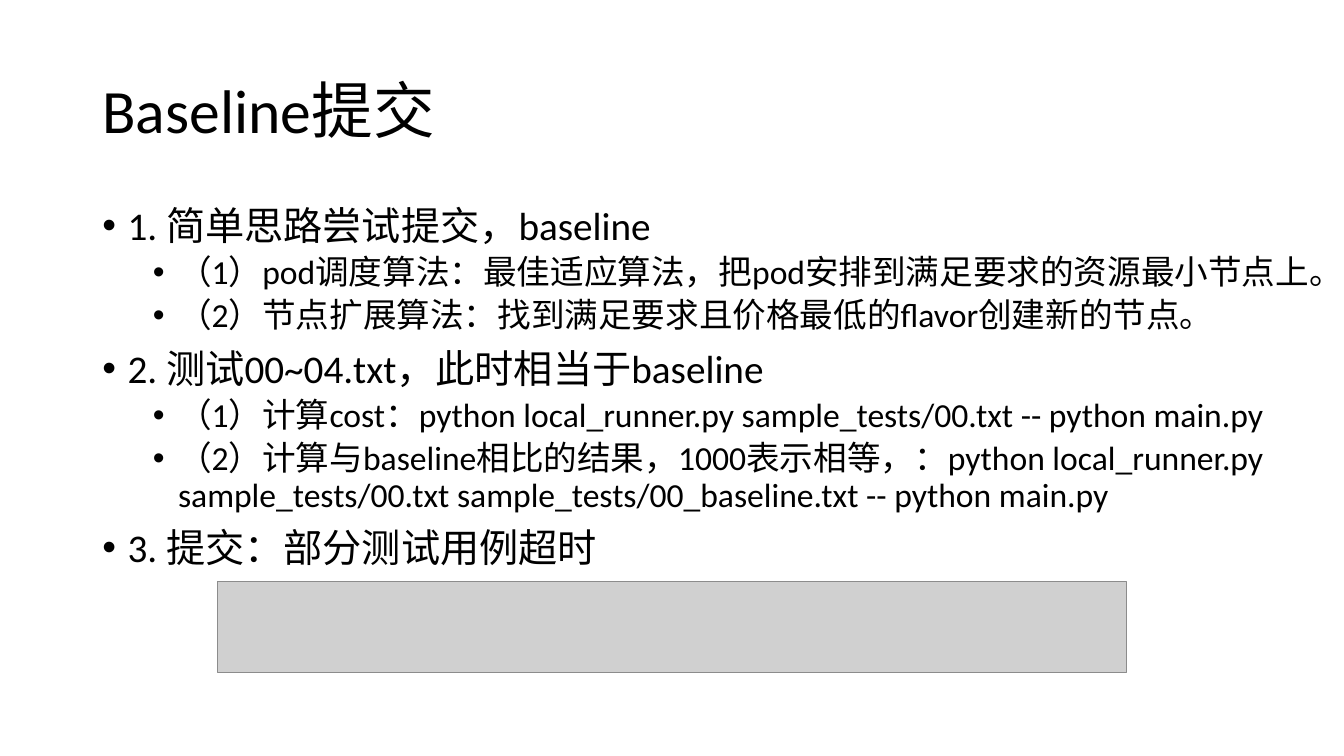
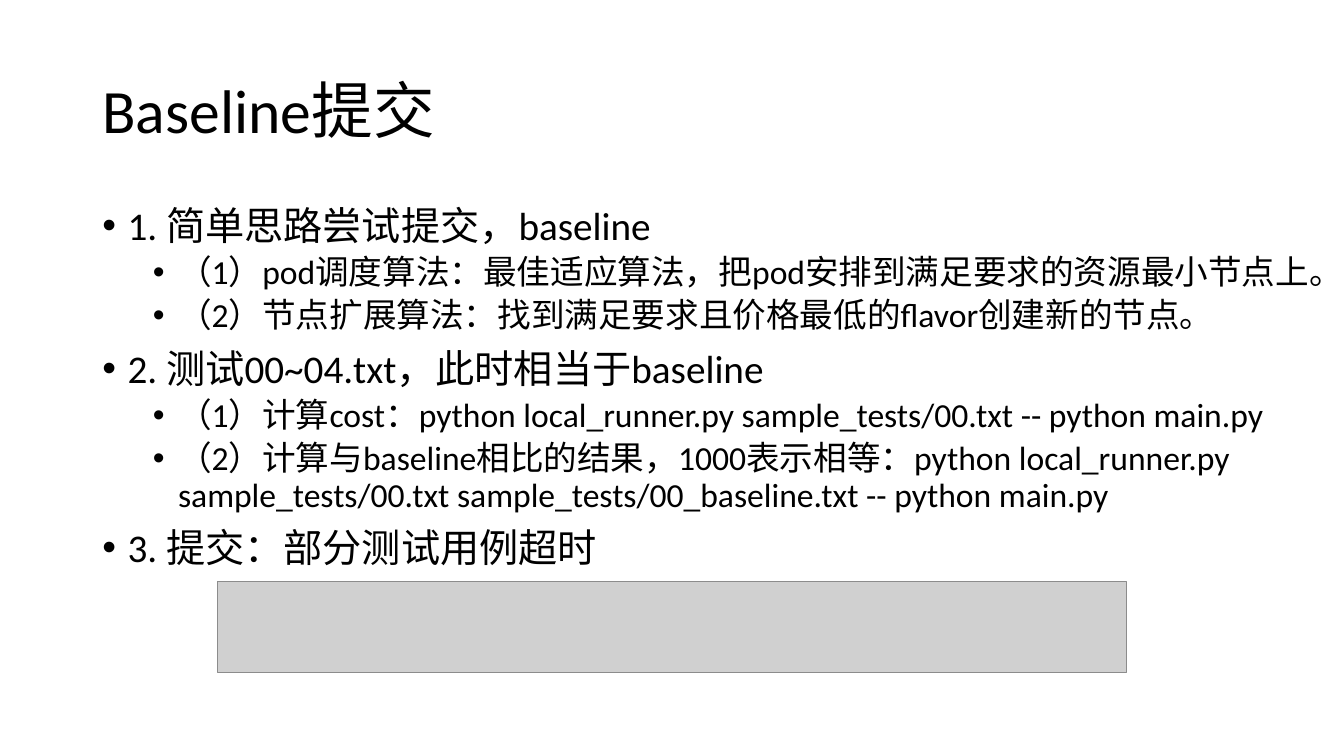
Before and after one commit to HuangDDU/hzy_algorithm, a slide deck: slide 7 of huawei/4_ESC/日志记录.pptx. Drawn at 1344x756 pixels with LibreOffice and Linux fonts; fonts in the diff are those of the drawing; grey boxes stand for pictures. Boxes give left, top, right and bottom in pixels: in the first picture for what was removed or moved away, otherwise in the second. Text is boxed around its words. In the diff, an @@ line names an element or a change of style, - is before the commit and + after.

```diff
--- a/huawei/4_ESC/日志记录.pptx
+++ b/huawei/4_ESC/日志记录.pptx
@@ text at <box>178,441,1230,513</box>: text changed @@
-  • （2）计算与baseline相比的结果，1000表示相等，：python local_runner.py sample_tests/00.txt sample_tests/00_baseline.txt -- python main.py
+  • （2）计算与baseline相比的结果，1000表示相等：python local_runner.py sample_tests/00.txt sample_tests/00_baseline.txt -- python main.py
```
Also in this commit, not shown: 1 other slide changed, 2 slides added, 16 other files.
